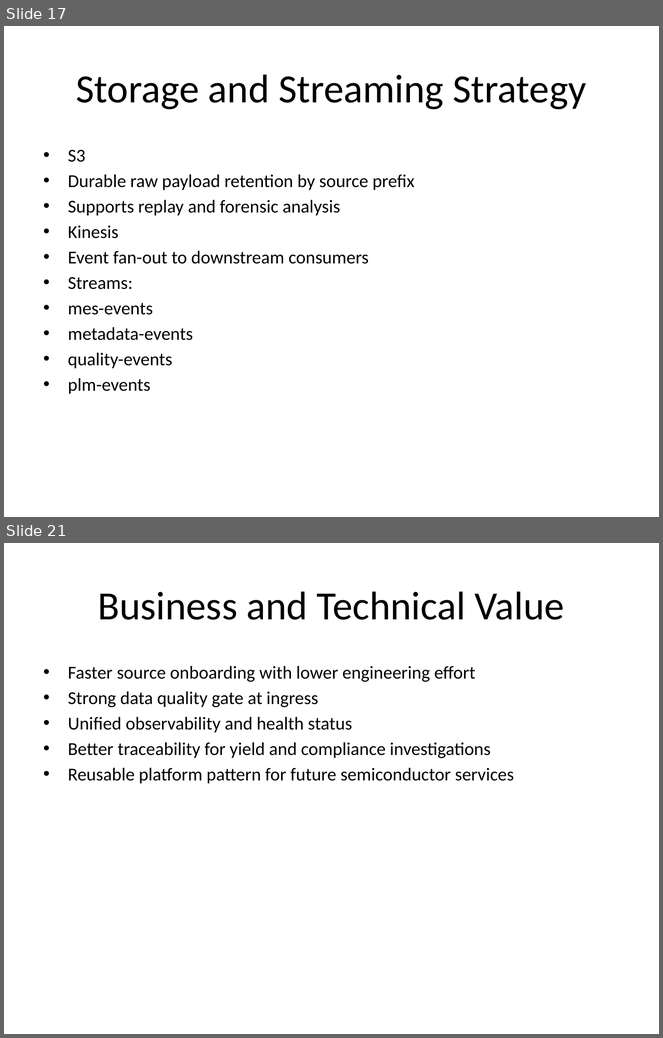
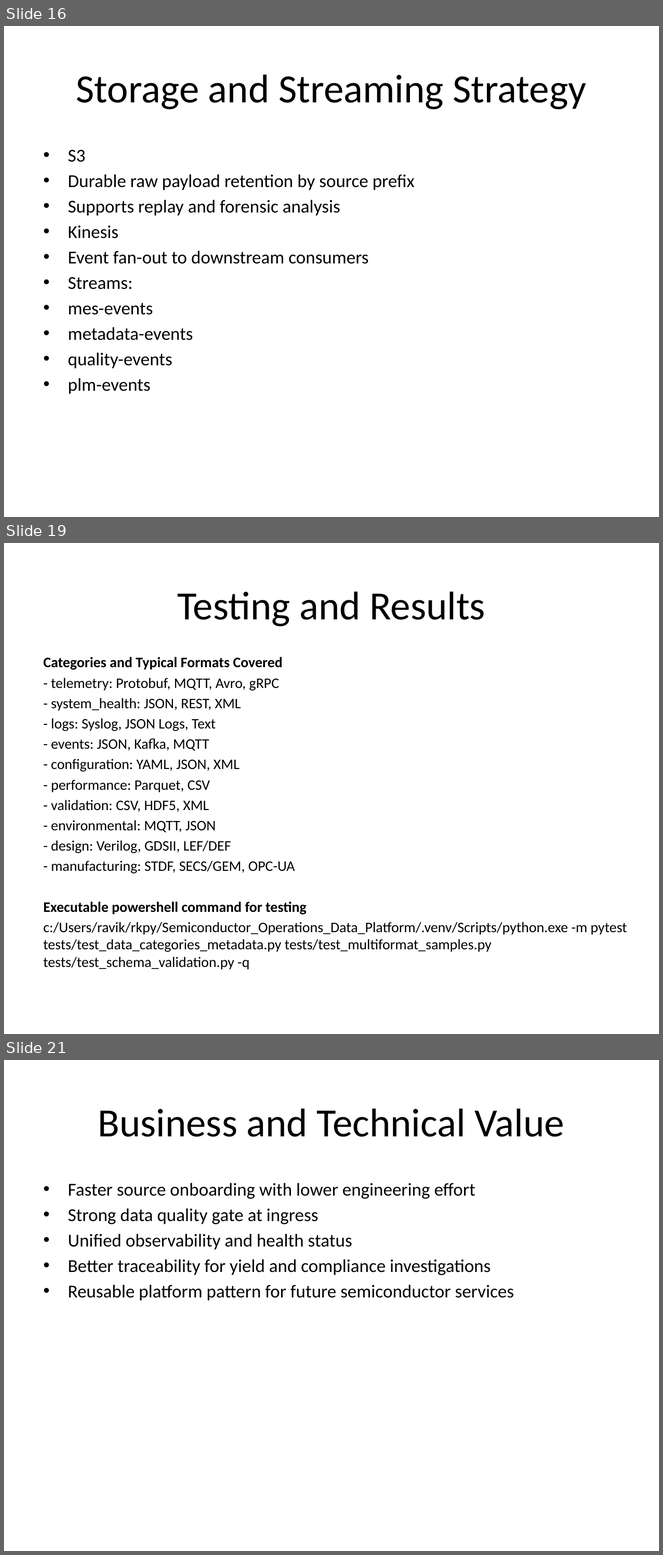
Before and after one commit to rkowdeed/semiconductor_intelligence_platform, a slide deck: docs/presentation/SODP_Phase1_Presentation_Draft.pptx. Shown one above the other, each under a label of ours: slides 17 and 21 before the commit, slides 16, 19 and 21 after it; the slides between them are not shown. The pictures are 663x1038 and 663x1555 pixels, drawn with LibreOffice and Linux fonts; fonts in the diff are those of the drawing. Boxes give left, top, right and bottom in pixels: in the first picture for what was removed or moved away, otherwise in the second. Text is boxed around its words. In the diff, an @@ line names an element or a change of style, - is before the commit and + after.

Commit message:
Add category-format ingestion support, samples, tests, and docs updates

```diff
--- a/docs/presentation/SODP_Phase1_Presentation_Draft.pptx
+++ b/docs/presentation/SODP_Phase1_Presentation_Draft.pptx
@@ slide 19 added at [4, 543, 659, 1034], background #FFFFFF @@
@@ title added at [177, 591, 486, 627], 44 pt, text #000000 @@
+Testing and Results
@@ text added at [44, 657, 627, 970], 16 pt, text #000000 @@
+Categories and Typical Formats Covered
+- telemetry: Protobuf, MQTT, Avro, gRPC
+- system_health: JSON, REST, XML
+- logs: Syslog, JSON Logs, Text
+- events: JSON, Kafka, MQTT
+- configuration: YAML, JSON, XML
+- performance: Parquet, CSV
+- validation: CSV, HDF5, XML
+- environmental: MQTT, JSON
+- design: Verilog, GDSII, LEF/DEF
+- manufacturing: STDF, SECS/GEM, OPC-UA
+Executable powershell command for testing
+c:/Users/ravik/rkpy/Semiconductor_Operations_Data_Platform/.venv/Scripts/python.exe -m pytest tests/test_data_categories_metadata.py tests/test_multiformat_samples.py tests/test_schema_validation.py -q
@@ what was slide 17 is now slide 16 @@
```
Also in this commit, not shown: 3 slides changed, 1 slide removed, 35 other files.
